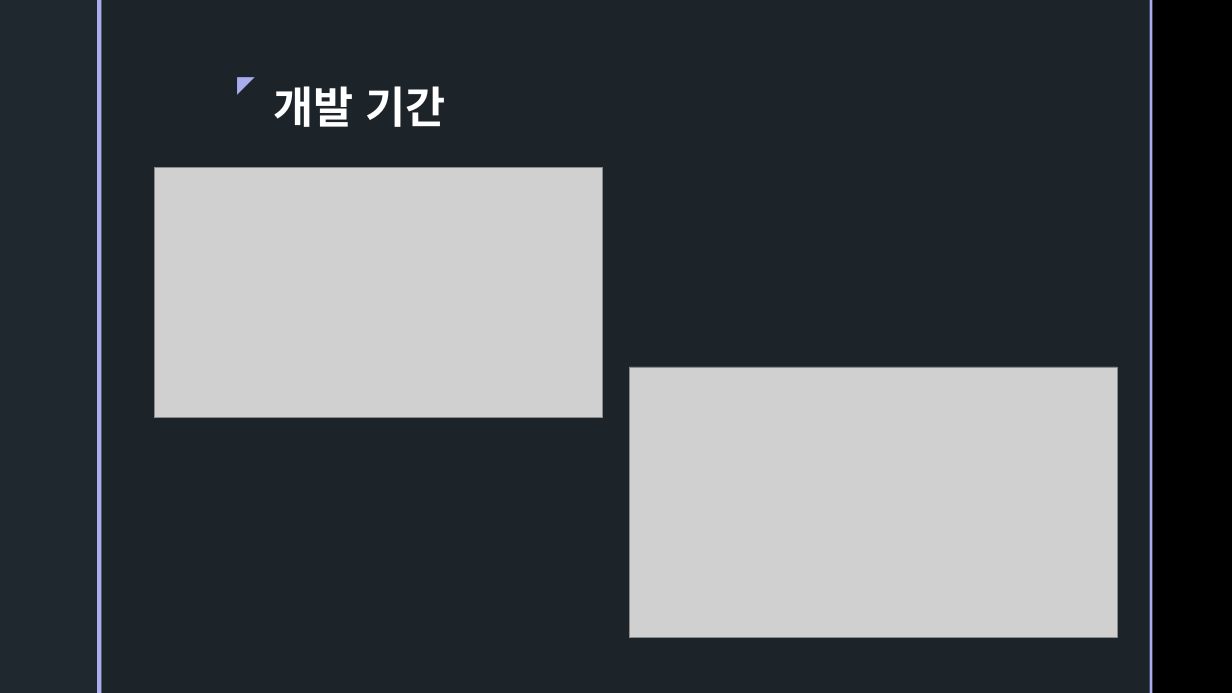
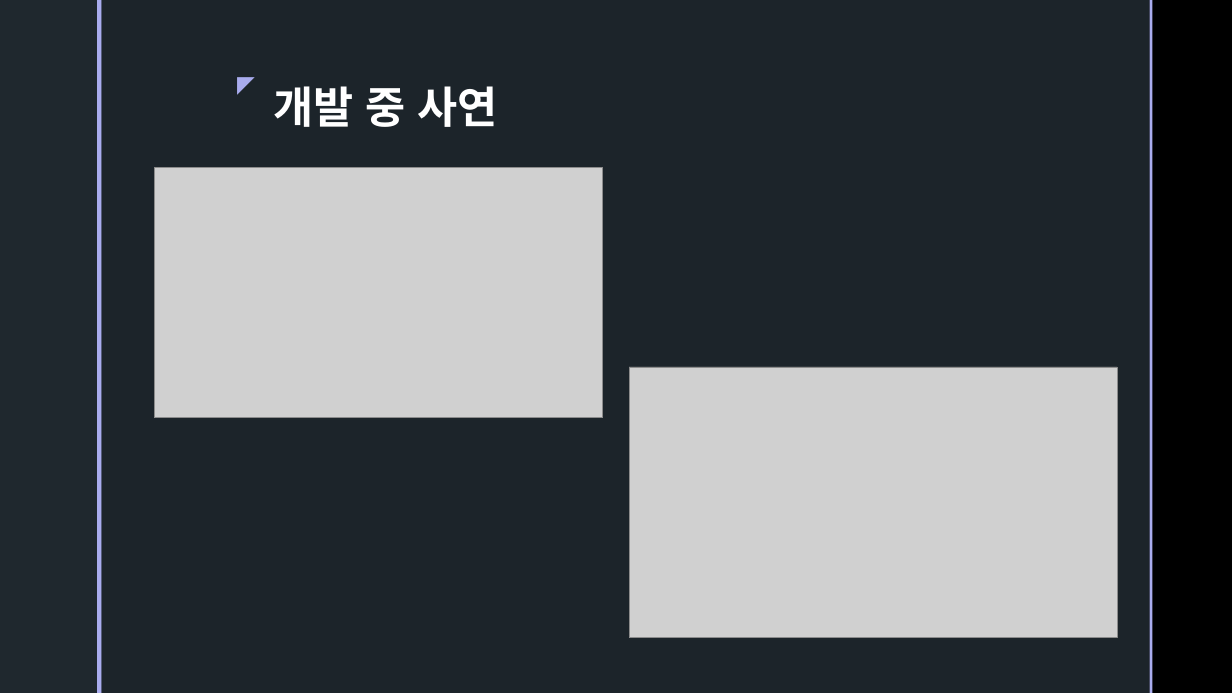
Before and after one commit to Proffeine0327/SchoolPresentationProject, a slide deck: slide 6 of SchoolPresentationProject/Assets/Assets/Monster Scremble.pptx. Drawn at 1232x693 pixels with LibreOffice and Linux fonts; fonts in the diff are those of the drawing; grey boxes stand for pictures; background and template pictures are left out. Boxes give left, top, right and bottom in pixels: in the first picture for what was removed or moved away, otherwise in the second. Text is boxed around its words. In the diff, an @@ line names an element or a change of style, - is before the commit and + after.

```diff
--- a/SchoolPresentationProject/Assets/Assets/Monster Scremble.pptx
+++ b/SchoolPresentationProject/Assets/Assets/Monster Scremble.pptx
@@ title at (273,86,498,127): text changed @@
-개발 기간
+개발 중 사연
```
Also in this commit, not shown: 4 other slides changed, 1 slide added, 33 other files.
